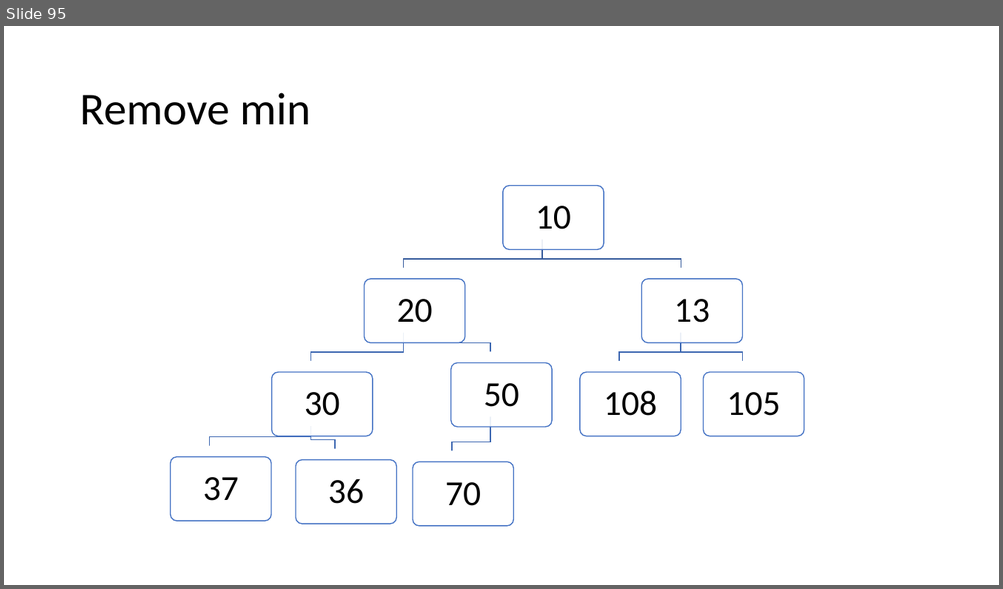
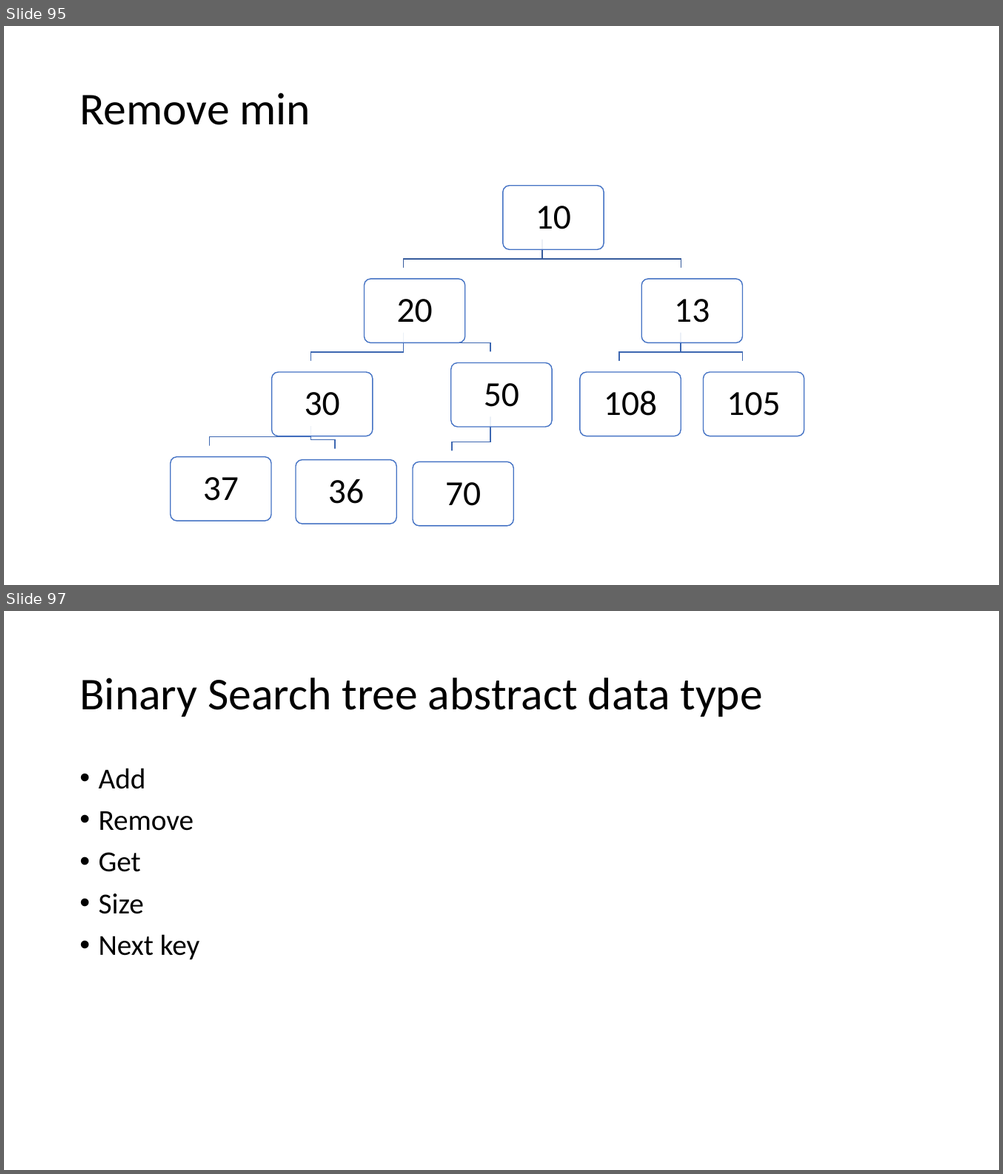
Before and after one commit to skalakm/232, a slide deck: notes.pptx. Shown one above the other, each under a label of ours: slide 95 before the commit, slides 95 and 97 after it; the slides between them are not shown. The pictures are 1003x589 and 1003x1174 pixels, drawn with LibreOffice and Linux fonts; fonts in the diff are those of the drawing. Boxes give left, top, right and bottom in pixels: in the first picture for what was removed or moved away, otherwise in the second. Text is boxed around its words. In the diff, an @@ line names an element or a change of style, - is before the commit and + after.

```diff
--- a/notes.pptx
+++ b/notes.pptx
@@ slide 97 added at [4, 611, 999, 1170], background #FFFFFF @@
@@ title added at [79, 678, 762, 717], 44 pt, text #000000 @@
+Binary Search tree abstract data type
@@ text added at [99, 768, 199, 960], 28 pt, text #000000 @@
+• Add
+• Remove
+• Get
+• Size
+• Next key
```
Also in this commit, not shown: 4 other slides added.
